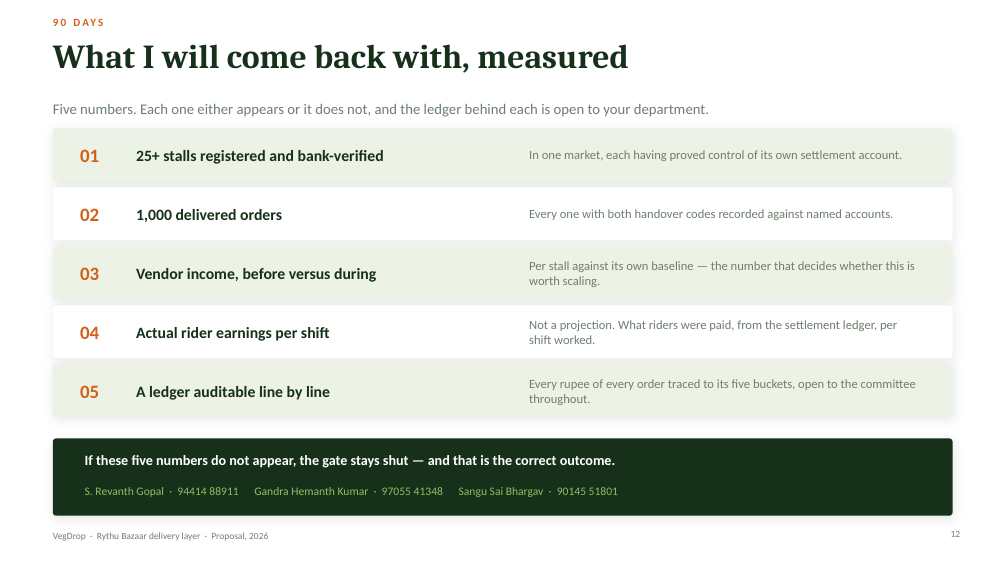
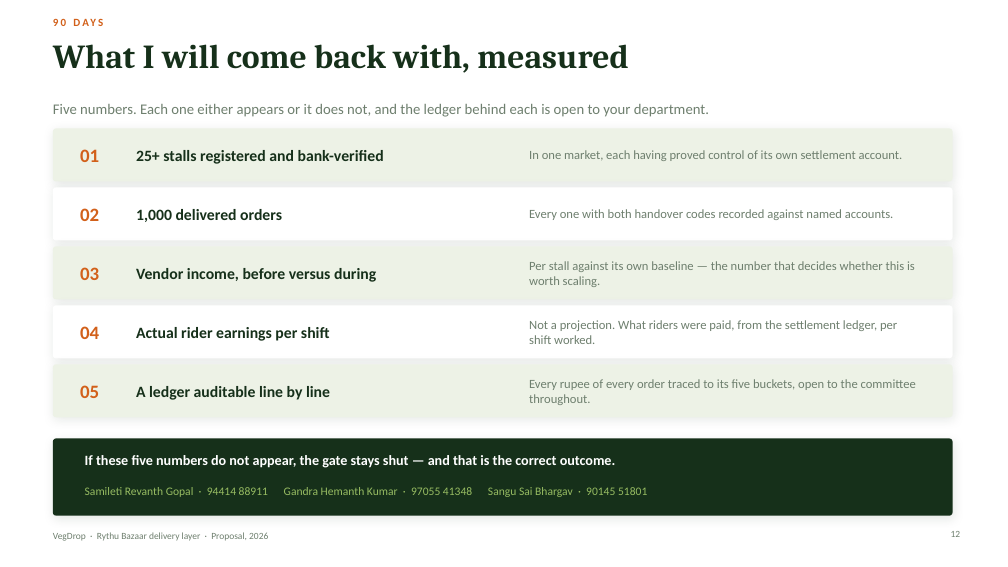
Before and after one commit to devgooty/vegdrop-app, a slide deck: slide 12 of VegDrop-Nara-Lokesh-Deck.pptx. Drawn at 1008x567 pixels with LibreOffice and Linux fonts; fonts in the diff are those of the drawing. Boxes give left, top, right and bottom in pixels: in the first picture for what was removed or moved away, otherwise in the second. Text is boxed around its words. In the diff, an @@ line names an element or a change of style, - is before the commit and + after.

```diff
--- a/VegDrop-Nara-Lokesh-Deck.pptx
+++ b/VegDrop-Nara-Lokesh-Deck.pptx
@@ text at (x1=85, y1=487, x2=647, y2=497): text changed @@
-S. Revanth Gopal · 94414 88911 Gandra Hemanth Kumar · 97055 41348 Sangu Sai Bhargav · 90145 51801
+Samileti Revanth Gopal · 94414 88911 Gandra Hemanth Kumar · 97055 41348 Sangu Sai Bhargav · 90145 51801
```
Also in this commit, not shown: 1 other slide changed, 1 other file.
